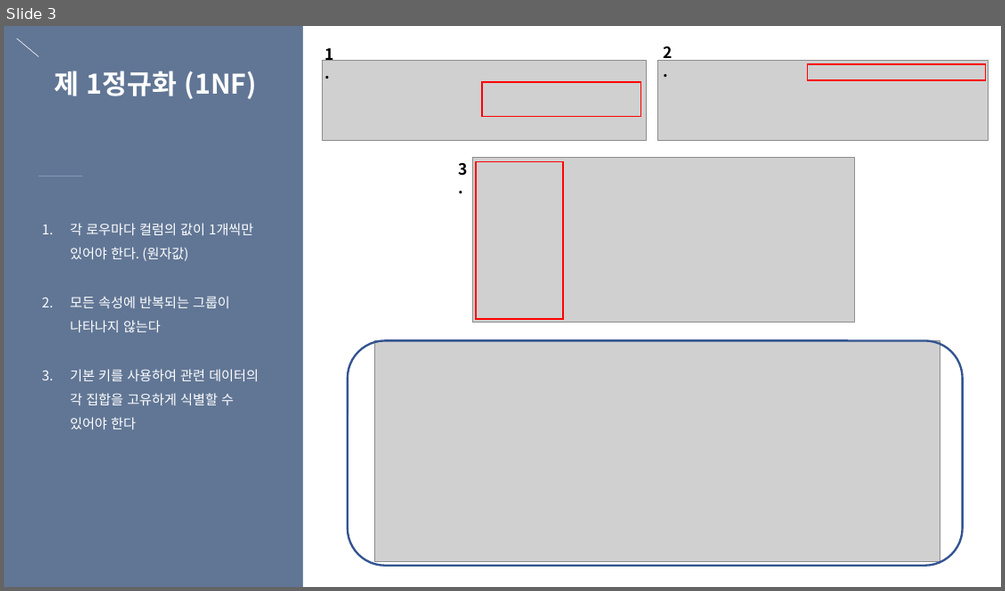
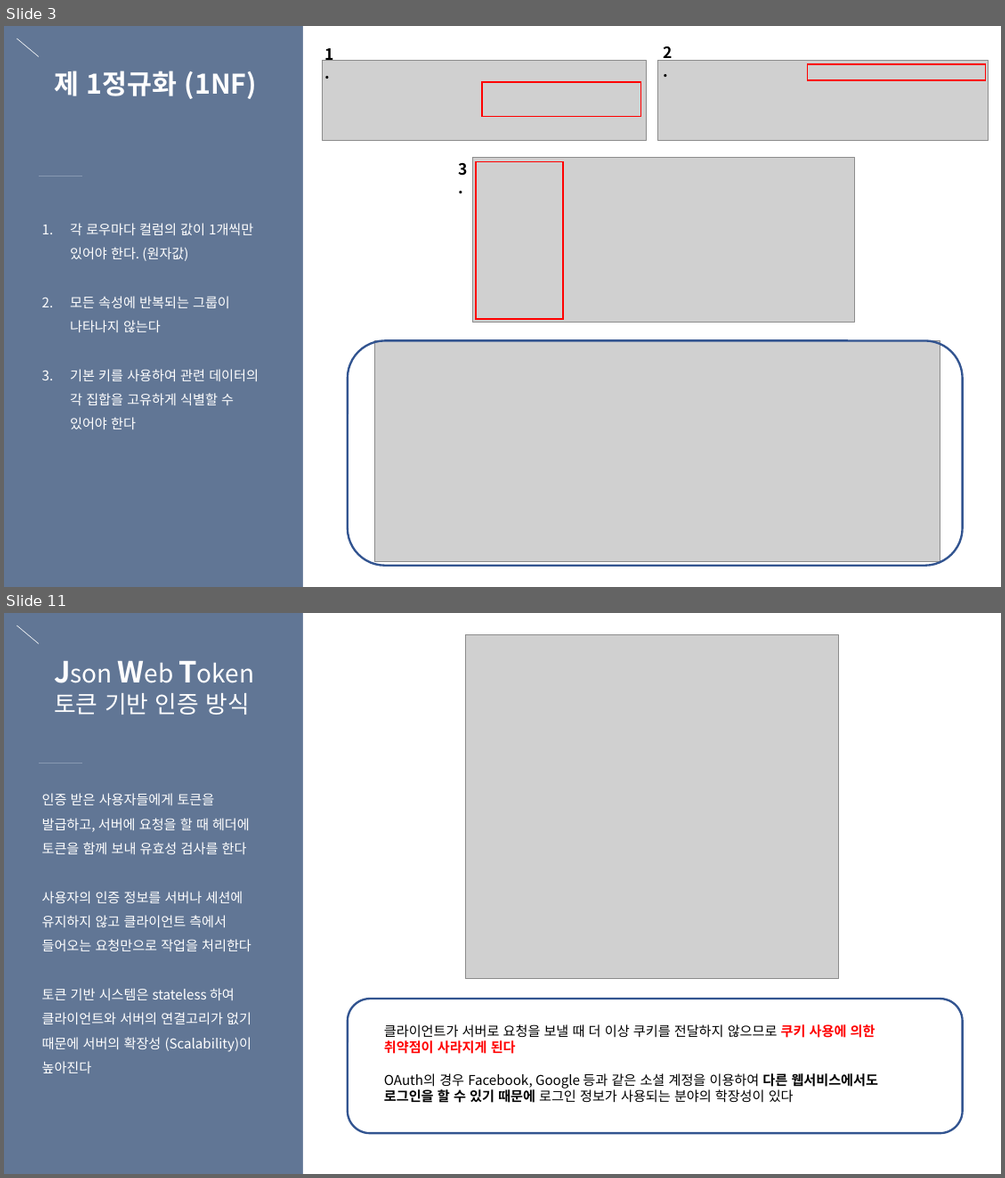
Before and after one commit to eunbee-kim/dmsql1471, a slide deck: 교육/5주차_DB정규화_반정규화_서버인증_세션과쿠키.pptx. Shown one above the other, each under a label of ours: slide 3 before the commit, slides 3 and 11 after it; the slides between them are not shown. The pictures are 1005x591 and 1005x1178 pixels, drawn with LibreOffice and Linux fonts; fonts in the diff are those of the drawing; grey boxes stand for pictures. Boxes give left, top, right and bottom in pixels: in the first picture for what was removed or moved away, otherwise in the second. Text is boxed around its words. In the diff, an @@ line names an element or a change of style, - is before the commit and + after.

```diff
--- a/교육/5주차_DB정규화_반정규화_서버인증_세션과쿠키.pptx
+++ b/교육/5주차_DB정규화_반정규화_서버인증_세션과쿠키.pptx
@@ slide 11 added at [4, 613, 1001, 1174], background gradient #617695 to #536580 @@
@@ line added from (16, 625) to (39, 643), #FFFFFF 0.5 pt @@
@@ rectangle added at [303, 613, 1001, 1174], fill #FFFFFF @@
@@ picture added at [465, 634, 840, 978] @@
@@ text added at [54, 693, 250, 714], 24 pt, text #FFFFFF @@
+Json Web Token
+토큰 기반 인증 방식
@@ line added from (39, 763) to (82, 763), #8899B2 0.5 pt @@
@@ text added at [42, 793, 252, 1073], 13 pt, text #FFFFFF @@
+인증 받은 사용자들에게 토큰을 발급하고, 서버에 요청을 할 때 헤더에 토큰을 함께 보내 유효성 검사를 한다
+사용자의 인증 정보를 서버나 세션에 유지하지 않고 클라이언트 측에서 들어오는 요청만으로 작업을 처리한다
+토큰 기반 시스템은 stateless 하여 클라이언트와 서버의 연결고리가 없기 때문에 서버의 확장성 (Scalability)이 높아진다
@@ rounded rectangle added at [348, 999, 962, 1134], outline #325491 2 pt @@
@@ text added at [384, 1024, 879, 1105], 13 pt, text #000000 @@
+클라이언트가 서버로 요청을 보낼 때 더 이상 쿠키를 전달하지 않으므로 쿠키 사용에 의한 취약점이 사라지게 된다
+OAuth의 경우 Facebook, Google 등과 같은 소셜 계정을 이용하여 다른 웹서비스에서도 로그인을 할 수 있기 때문에 로그인 정보가 사용되는 분야의 학장성이 있다
```
Also in this commit, not shown: 4 slides changed, 4 other slides added, 3 other files.
